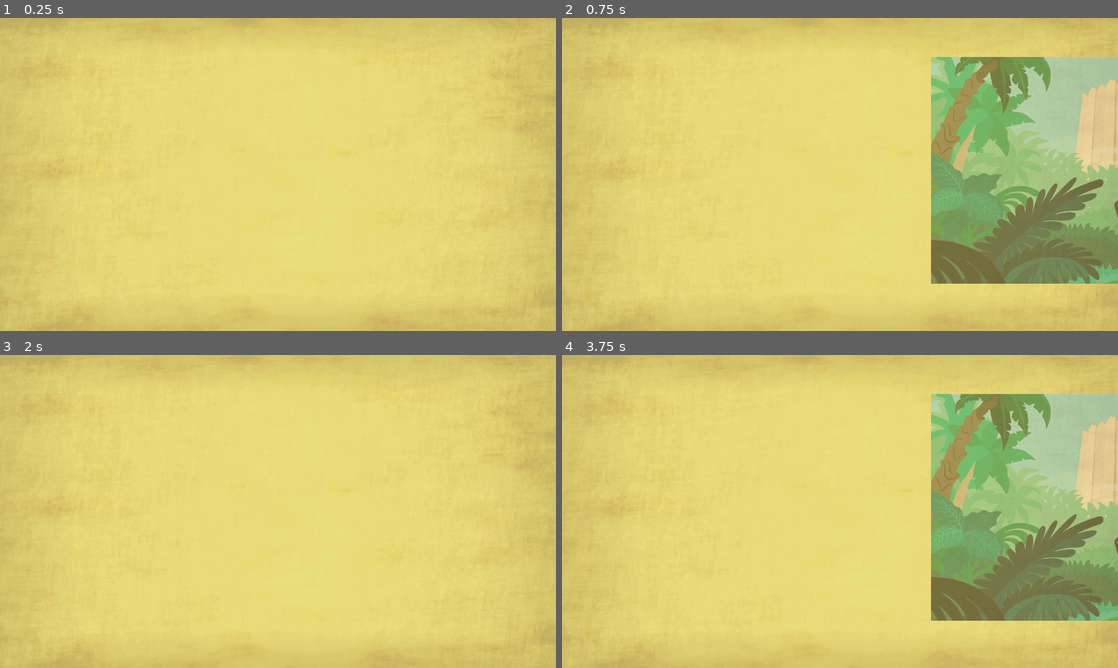
Above: before the commit, frames 1-4 (two rows, left to right).
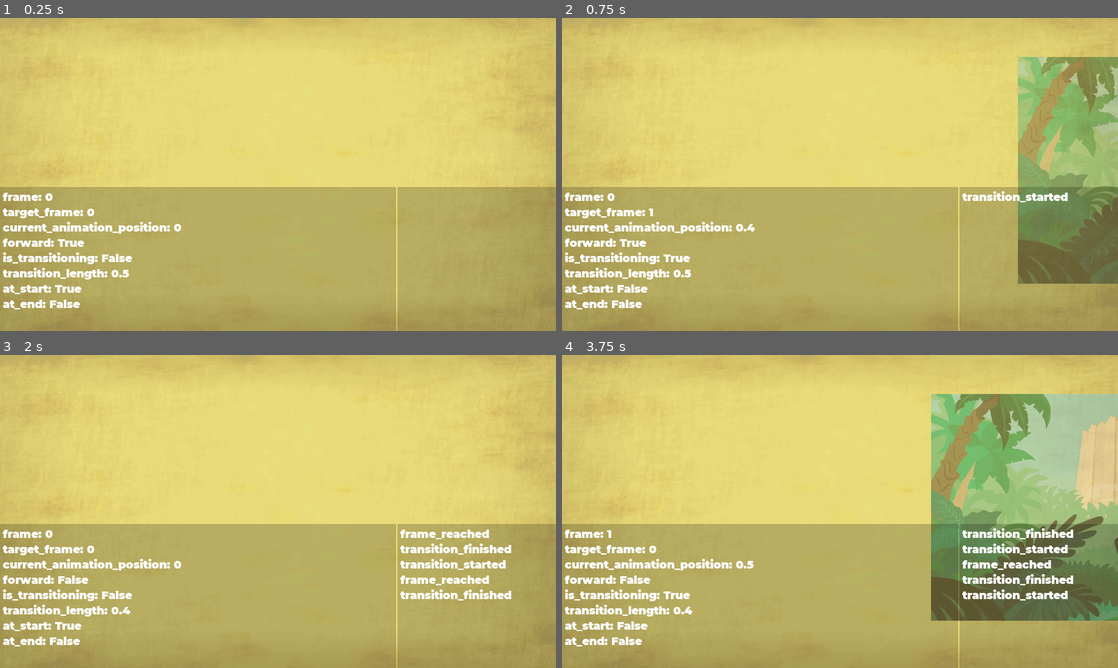
Above: after the commit, the same moments.

Repository: noidexe/godotinteractivecomicplugin
Game: Godot game, scene res://intcom/scenes/Comic.tscn
Same seed, same stepped clock (60 frames per second), same inputs: the game is played once before the commit and once after it. The project has no main scene, so this scene is started directly.
Inputs:
- Up to frame 1 (0.25 s): no input
- Up to frame 2 (0.75 s): tap Enter at 0.5 s; hold Right (ui_right) from 0.53 s (still down)
- Up to frame 3 (2 s): release Right (ui_right) at 1.28 s; hold Left (ui_left) from 1.28 s (still down)
- Up to frame 4 (3.75 s): tap Space at 2, 3.5 s; release Left (ui_left) at 2.03 s; hold Right (ui_right) 2.03-3.53 s; tap Enter at 2.75 s; hold Left (ui_left) from 3.53 s (still down)

The runs differ from the first frame. In frame 1, 46% of the frame differs, in the area x 0-100%, y 54-100%; in frame 2, 57%, in the area x 0-100%, y 12-100%; in frame 3, 46%; in frame 4, 44%.

Commit message:
fix bug when going back and forth at subtransition edges

Diff:
--- a/src/Sequencer.gd
+++ b/src/Sequencer.gd
@@ -9,8 +9,8 @@
 signal transition_ended(id)
 
 func show_next() -> void:
-	current +=1
+	pass
 
 
 func show_previous() -> void:
-	current -=1
+	pass
--- a/src/intcom/scenes/Comic.tscn
+++ b/src/intcom/scenes/Comic.tscn
@@ -326,60 +326,50 @@
 playback_process_mode = 0
 anims/transitions = SubResource( 1 )
 script = ExtResource( 10 )
-transition_length = 0.4
+transition_length = 0.5
 
 [node name="keyboard" type="Node" parent="."]
 script = ExtResource( 1 )
 
 [node name="1-1" type="Sprite" parent="."]
-modulate = Color( 1, 1, 1, 0 )
-position = Vector2( 2658.27, 525.581 )
+position = Vector2( 1000.21, -1542.25 )
 texture = ExtResource( 9 )
 
 [node name="1-2" type="Sprite" parent="."]
 visible = false
-modulate = Color( 1, 1, 1, 0 )
-position = Vector2( 2131.75, 436.024 )
+position = Vector2( 629.924, -921.211 )
 texture = ExtResource( 8 )
 __meta__ = {
 "_editor_description_": "aa"
 }
 
 [node name="1-3" type="Sprite" parent="."]
-modulate = Color( 1, 1, 1, 0 )
-position = Vector2( 2202.87, 433.644 )
+position = Vector2( 957.142, -923.591 )
 texture = ExtResource( 3 )
 
 [node name="1-4" type="Sprite" parent="."]
-modulate = Color( 1, 1, 1, 0 )
-position = Vector2( 2327.44, 436.204 )
+position = Vector2( 1324.54, -921.031 )
 texture = ExtResource( 7 )
 
 [node name="1-5" type="Sprite" parent="."]
-modulate = Color( 1, 1, 1, 0 )
-position = Vector2( 956.423, 1565.55 )
+position = Vector2( 996.786, -299.281 )
 scale = Vector2( 1.99893, 1.99893 )
 texture = ExtResource( 4 )
 
 [node name="1-6" type="Sprite" parent="."]
 visible = false
-modulate = Color( 1, 1, 1, 0 )
-position = Vector2( 955.88, 1546.37 )
+position = Vector2( 1006.68, 555.832 )
 scale = Vector2( 2.06332, 2.06332 )
 texture = ExtResource( 5 )
 
 [node name="P6" parent="." instance=ExtResource( 12 )]
-modulate = Color( 1, 1, 1, 0 )
-position = Vector2( 447.142, 1117.85 )
+position = Vector2( 447.142, 152.219 )
 scale = Vector2( 2.09318, 2.09318 )
 
 [node name="debug" parent="." instance=ExtResource( 11 )]
 path_to_node = NodePath("../transitions")
 properties = [ "frame", "target_frame", "current_animation_position", "forward", "is_transitioning", "transition_length", "at_start", "at_end" ]
 signals = [ "transition_started", "transition_finished", "frame_reached" ]
-enabled = false
 
 [node name="P2" parent="." instance=ExtResource( 13 )]
-modulate = Color( 1, 1, 1, 0 )
-position = Vector2( 2041.05, 243.139 )
-[connection signal="frame_reached" from="transitions" to="." method="_on_transitions_frame_reached"]
+position = Vector2( 447.79, -1107.54 )
--- a/src/intcom/scripts/Comic.gd
+++ b/src/intcom/scripts/Comic.gd
@@ -5,35 +5,44 @@
 
 export(NodePath) var subtransition_target = NodePath()
 
+func _ready():
+	transitions.connect("frame_reached", self, "_on_frame_reached")
+	transitions.connect("transition_started", self, "_on_transition_started")
+	transitions.connect("transition_finished", self, "_on_transition_finished")
+
 func show_next():
 	.show_next()
+	subtransition_target = transitions.subtransitions.get(current, NodePath())
+	if is_transitioning:
+		subtransition_target = NodePath()
 	if subtransition_target and get_node(subtransition_target).transitions.at_end:
 		subtransition_target = NodePath()
 	if not subtransition_target.is_empty() and not get_node(subtransition_target).transitions.at_end:
 		get_node(subtransition_target).show_next()
 	else:
 		transitions.next()
-	print(subtransition_target)
 
 
 func show_previous():
 	.show_previous()
+	subtransition_target = transitions.subtransitions.get(current, NodePath())
+	if is_transitioning:
+		subtransition_target = NodePath()
 	if subtransition_target and get_node(subtransition_target).transitions.at_start:
 		subtransition_target = NodePath()
 	if not subtransition_target.is_empty() and not get_node(subtransition_target).transitions.at_start:
 		get_node(subtransition_target).show_previous()
 	else:
 		transitions.back()
-	print(subtransition_target)
 
 
-func _on_transitions_animation_started(anim_name):
+func _on_transition_started():
 	is_transitioning = true
-	emit_signal("transition_started", anim_name)
+	emit_signal("transition_started")
 
-func _on_transitions_animation_finished(anim_name):
+func _on_transition_finished():
 	is_transitioning = false
-	emit_signal("transition_ended", anim_name)
+	emit_signal("transition_ended")
 
 func register_input(input_handler:IC_Input):
 	if input_handler.connect("next_selected", self, "show_next") != OK:
@@ -47,6 +56,5 @@
 	push_warning("Parallax motion unimplemented")
 
 
-func _on_transitions_frame_reached(cur, prev):
-	print(transitions.subtransitions.get(cur, NodePath()))
-	subtransition_target = transitions.subtransitions.get(cur, NodePath())
+func _on_frame_reached(cur, _prev):
+	current = cur
